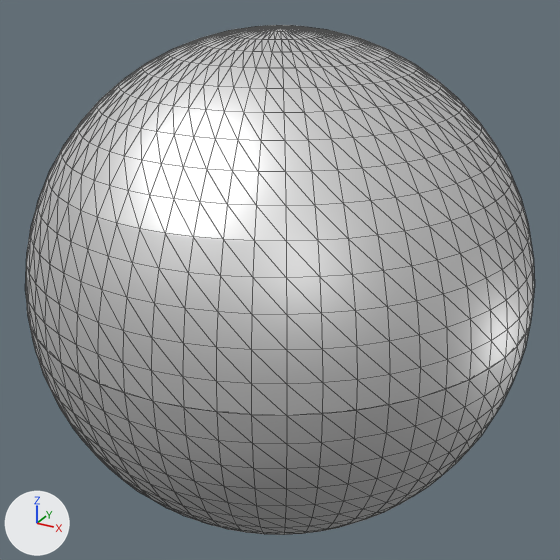
One commit to the glTF model public/glb/ship.glb: the scene before it, then after it.
The view is the same before and after, from a camera (50 mm lens) standing at (11.71, -21.28, 10.64) and looking at (0.0, 0.0, 0.0). The axes (+X, +Y, +Z) are drawn at lower left. The lights are the same throughout. Mesh edges are drawn as thin lines. Vertices at the same position are counted once.

The first picture shows 'exterior_bottom', 'exterior_middle_bottom', 'exterior_middle_top', 'exterior_top'.
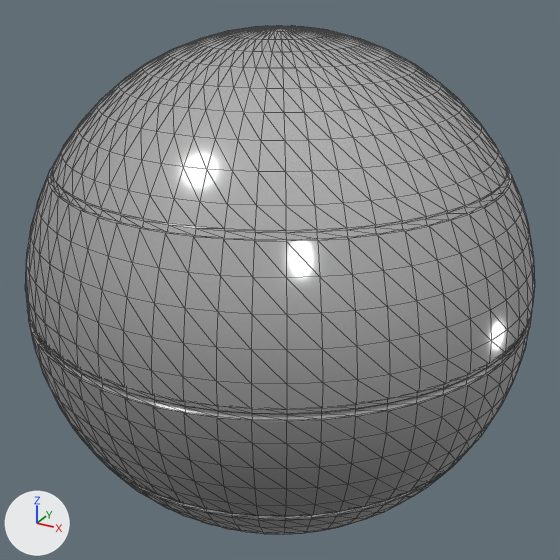
What differs and where, as boxes (x1, y1, x2, y2) in the pictures (560 x 560 px):
'exterior_middle_top', surface changed, reshaped
    before: (25, 174, 535, 416)
    after: (25, 167, 535, 414)
'exterior_top', surface changed, reshaped
    before: (48, 25, 511, 241)
    after: (51, 25, 509, 240)
'exterior_middle_bottom', surface changed, reshaped
    before: (29, 323, 530, 519)
    after: (29, 319, 531, 519)
'exterior_bottom', reshaped
    both: (112, 471, 445, 535)
'floor_center', reshaped (not visible before)
    after: (40, 334, 523, 415)
part 1 of me_sphere_004, built on
    before: (48, 146, 511, 241)
    after: (51, 146, 509, 240)
part 2 of me_sphere_005, built on
    both: (112, 471, 445, 528)
part 3 of me_sphere_007, built on
    before: (29, 323, 530, 444)
    after: (29, 319, 531, 444)
part 4 of me_sphere_007, added
    after: (88, 443, 475, 519)
part 6 of me_sphere_008, built on
    before: (26, 285, 535, 416)
    after: (26, 285, 535, 414)
part 7 of me_sphere_008, added
    after: (48, 167, 511, 241)

What changed in the scene script:
```text
Change mat_exterior:
    mat_exterior.roughness: 0.5 -> 0.1
Change me_sphere_004:
    used by ob_exterior_top; location = (0.0, 0.0, 0.0)
    remove me_sphere_004.from_pydata(...)  # 601 vertices, 1140 faces; spans x -7.15..7.15, y -7.15..7.15, z 4.13..8.25
    add me_sphere_004.from_pydata(...)  # 721 vertices, 1380 faces; spans x -7.08..7.08, y -7.08..7.08, z 4.13..8.25
    me_sphere_004 part 1: 60 vertices removed from x -7.15..7.15, y -7.15..7.15, z 4.13; 180 vertices added at x -7.08..7.08, y -7.08..7.08, z 4.13..4.34
Change me_sphere_005:
    used by ob_exterior_bottom; location = (0.0, 0.0, 0.0)
    remove me_sphere_005.from_pydata(...)  # 601 vertices, 1140 faces; spans x -7.15..7.15, y -7.15..7.15, z -8.25..-4.13
    add me_sphere_005.from_pydata(...)  # 661 vertices, 1260 faces; spans x -7.15..7.15, y -7.15..7.15, z -8.25..-4.13
    me_sphere_005 part 2
    120 faces are deleted
    60 vertices are added at x -7.05..7.05, y -7.05..7.05, z -4.27
    240 new faces join them
Change me_sphere_006:
    used by ob_floor_center; location = (0.0, 0.0, 0.0)
    remove me_sphere_006.from_pydata(...)  # 60 vertices, 58 faces; spans x -8.3..8.3, y -8.3..8.3, z 0.0
    add me_sphere_006.from_pydata(...)  # 180 vertices, 298 faces; spans x -8.2..8.2, y -8.2..8.2, z 0.0..0.3
    me_sphere_006 part 5: 60 vertices removed from x -8.3..8.3, y -8.3..8.3, z 0.0; 180 vertices added at x -8.2..8.2, y -8.2..8.2, z 0.0..0.3
    add me_sphere_006.materials.append(mat_material_001)  # white #e7e7e7
Change me_sphere_007:
    used by ob_exterior_middle_bottom; location = (0.0, 0.0, 0.0)
    remove me_sphere_007.from_pydata(...)  # 360 vertices, 600 faces; spans x -8.3..8.3, y -8.3..8.3, z -4.1..0.0
    add me_sphere_007.from_pydata(...)  # 660 vertices, 1200 faces; spans x -8.2..8.2, y -8.2..8.2, z -4.1..0.0
    me_sphere_007 part 3: 16 vertices moved within x -7.1..7.1, y -7.1..7.1, z 0.0; 44 vertices removed from x -8.3..8.3, y -8.3..8.3, z 0.0; 164 vertices added at x -8.2..8.2, y -8.2..8.2, z -0.2..0.0
    me_sphere_007 part 4: 180 vertices added at x -7.2..7.2, y -7.2..7.2, z -4.1..-4.0
Change me_sphere_008:
    used by ob_exterior_middle_top; location = (0.0, 0.0, 0.0)
    remove me_sphere_008.from_pydata(...)  # 360 vertices, 600 faces; spans x -8.3..8.3, y -8.3..8.3, z 0.0..4.1
    add me_sphere_008.from_pydata(...)  # 540 vertices, 960 faces; spans x -8.2..8.2, y -8.2..8.2, z 0.0..4.1
    me_sphere_008 part 6: 16 vertices moved within x -7.1..7.1, y -7.1..7.1, z 0.0; 44 vertices removed from x -8.3..8.3, y -8.3..8.3, z 0.0; 164 vertices added at x -8.2..8.2, y -8.2..8.2, z 0.0..0.2
    me_sphere_008 part 7: 60 vertices added at x -7.0..7.0, y -7.0..7.0, z 4.1
```
